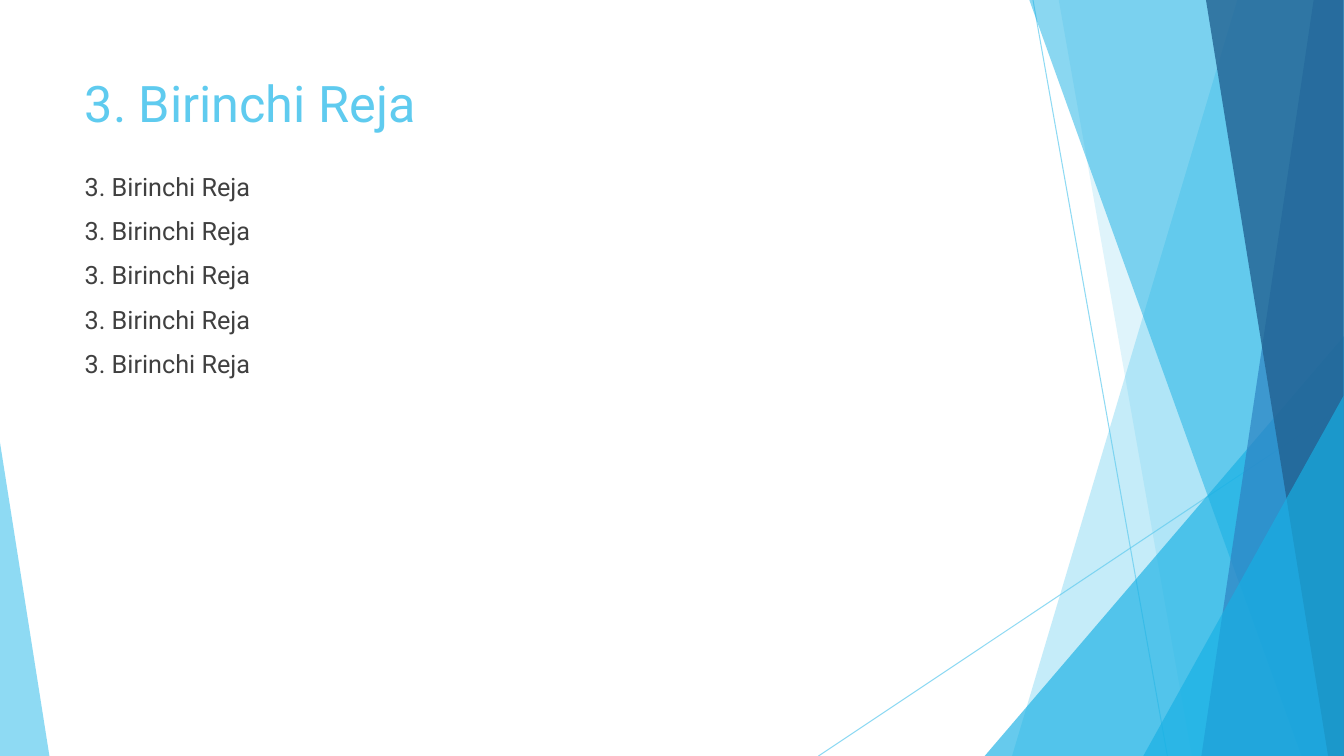
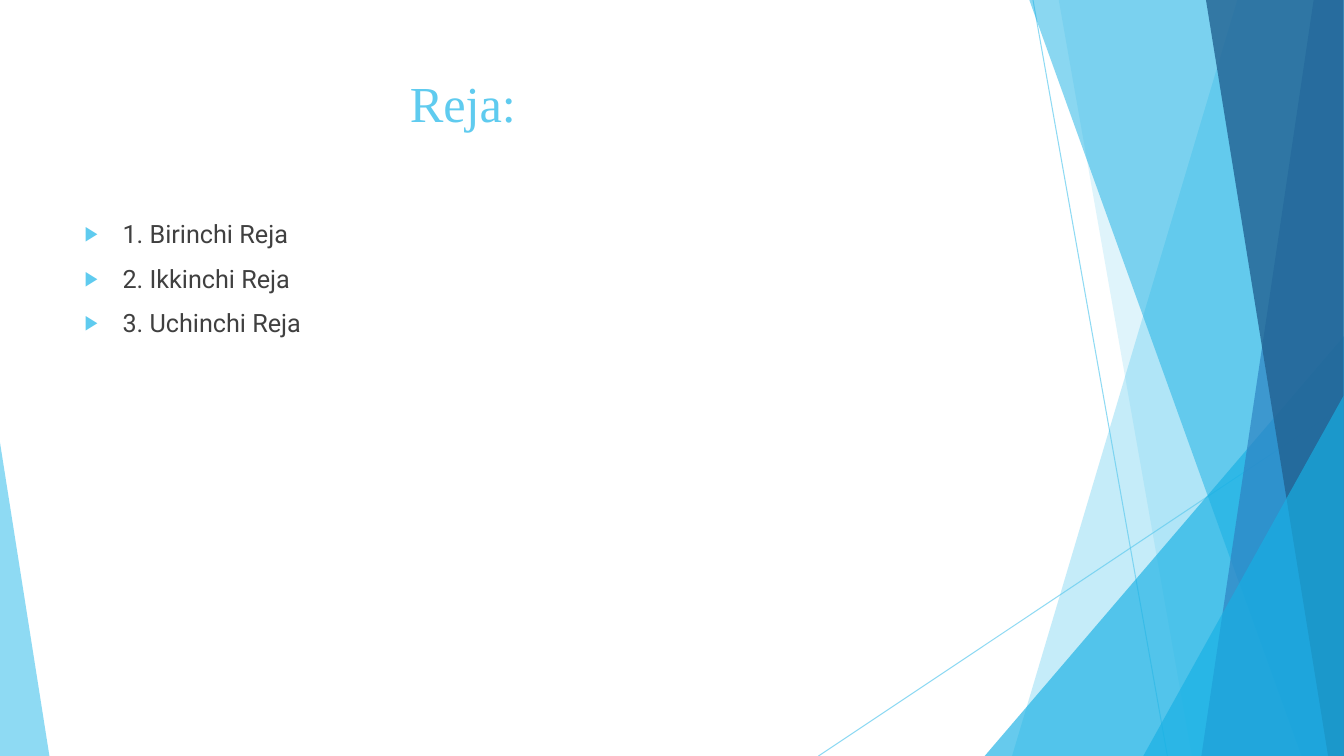
Before and after one commit to AmirjonKarimov2007/ai_bot, a slide deck: slide 2 of edited_shablon.pptx. Drawn at 1344x756 pixels with LibreOffice and Linux fonts; fonts in the diff are those of the drawing. Boxes give left, top, right and bottom in pixels: in the first picture for what was removed or moved away, otherwise in the second. Text is boxed around its words. In the diff, an @@ line names an element or a change of style, - is before the commit and + after.

```diff
--- a/edited_shablon.pptx
+++ b/edited_shablon.pptx
@@ title at [410, 88, 516, 133]: text changed; font Roboto to Times New Roman @@
-3. Birinchi Reja
+Reja:
@@ text at [123, 224, 301, 338]: text changed @@
-3. Birinchi Reja
-3. Birinchi Reja
-3. Birinchi Reja
-3. Birinchi Reja
-3. Birinchi Reja
+▶ 1. Birinchi Reja
+▶ 2. Ikkinchi Reja
+▶ 3. Uchinchi Reja
```
Also in this commit, not shown: 1 other slide changed, 4 slides added, 9 slides removed, 3 other files.
